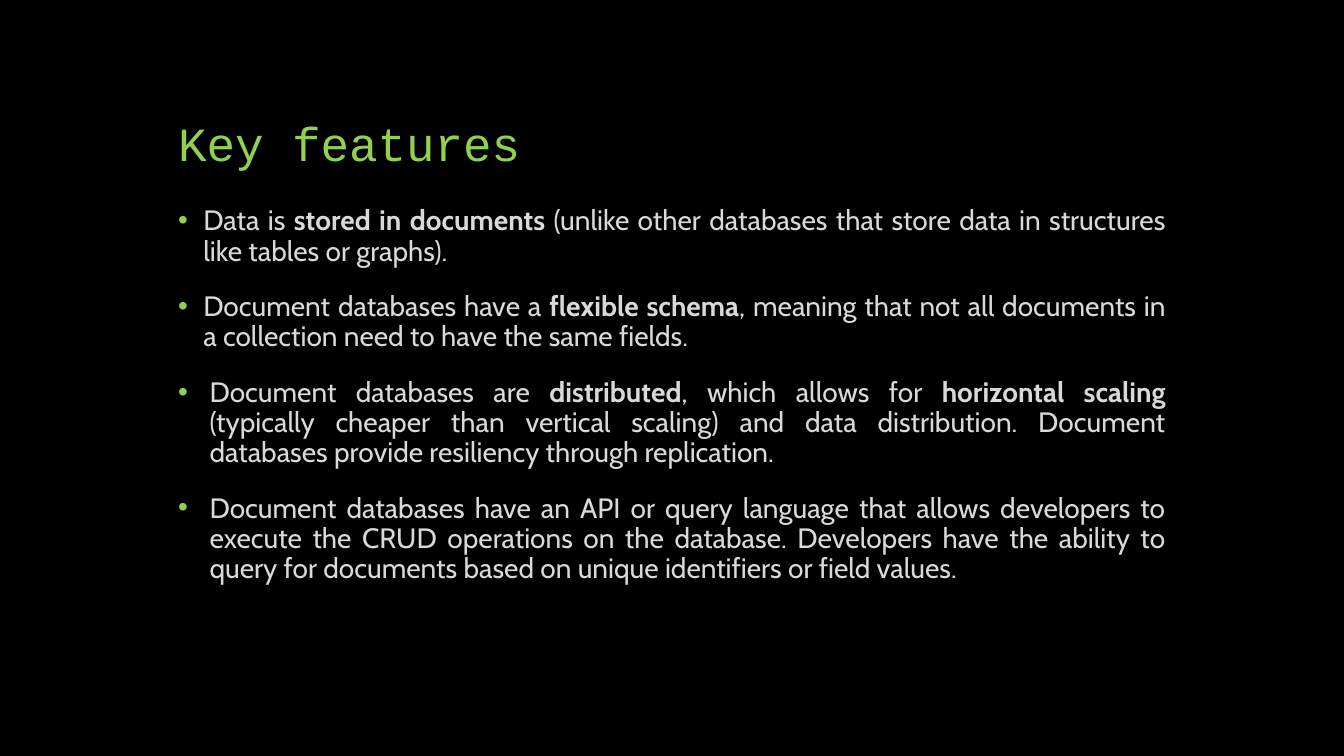
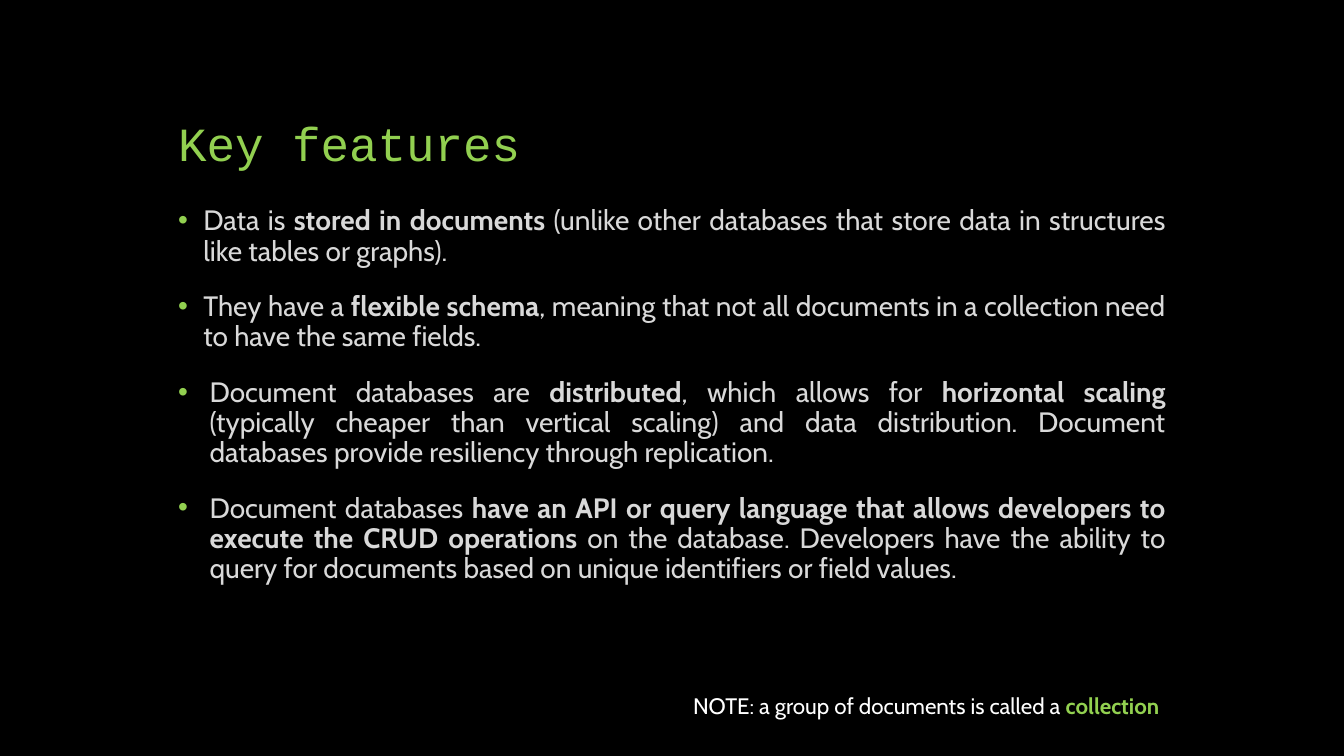
Before and after one commit to MnAppsNet/DominanceQueries, a slide deck: slide 6 of NOSQL - document stores.pptx. Drawn at 1344x756 pixels with LibreOffice and Linux fonts; fonts in the diff are those of the drawing. Boxes give left, top, right and bottom in pixels: in the first picture for what was removed or moved away, otherwise in the second. Text is boxed around its words. In the diff, an @@ line names an element or a change of style, - is before the commit and + after.

Commit message:
update presentation

```diff
--- a/NOSQL - document stores.pptx
+++ b/NOSQL - document stores.pptx
@@ text at bbox=[203, 295, 1165, 347]: text changed @@
-• Document databases have a flexible schema, meaning that not all documents in a collection need to have the same fields.
+• They have a flexible schema, meaning that not all documents in a collection need to have the same fields.
@@ text at bbox=[210, 497, 1166, 585]: bold on in "have an API or query language that ..." @@
@@ text added at bbox=[693, 697, 1160, 720], 16 pt, text #FFFFFF @@
+NOTE: a group of documents is called a collection
```
Also in this commit, not shown: 3 other slides changed, 1 slide added.
